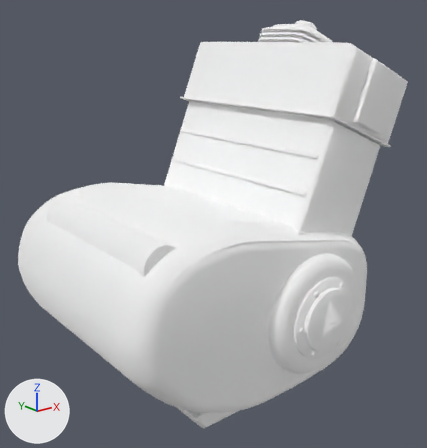
A saved change to the glTF model Data/BikesV2/kits/kazeda_chopper__b_engine_finned_gold.glb.
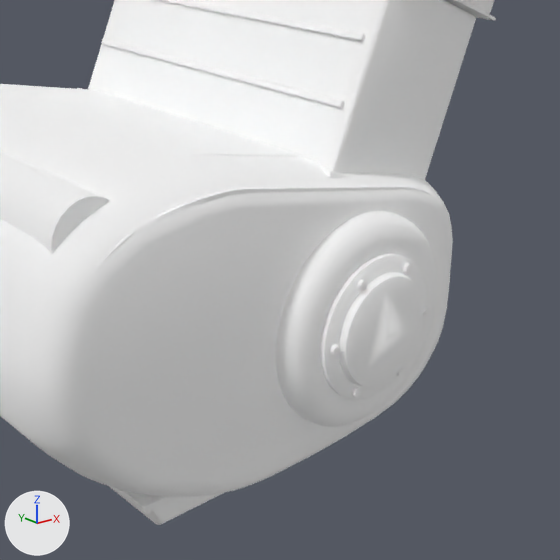
Old and new are each drawn whole from a 50 mm camera at (0.198, -0.745, 0.771) aimed at (0.785, -0.012, 0.477) and again close up on the part from 27% to 100% of the width and 30% to 100% of the height. Lighting does not change. The marker at lower left points along +X, +Y and +Z. The older version's two pictures come first. Vertices at exactly the same position are counted once.

The first close-up shows 'kazeda_chopper__b_engine_finned_gold'.
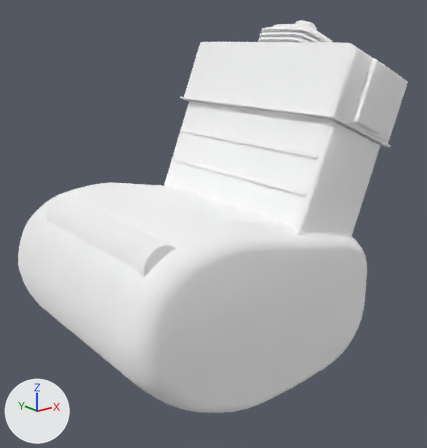
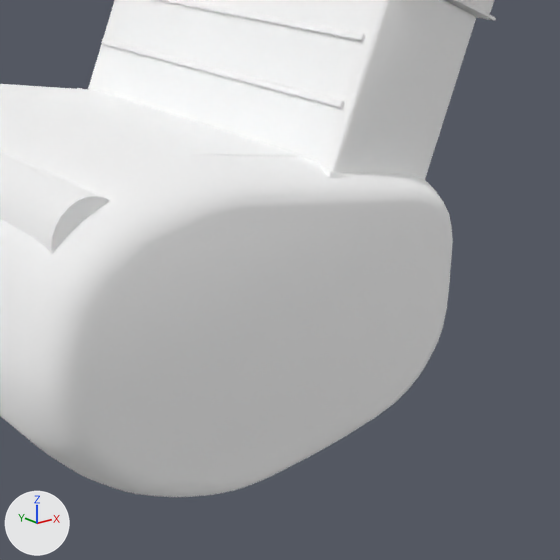
Pixel boxes [x1, y1, x2, y2] of what changed, in the close-ups (560 x 560 px):
'kazeda_chopper__b_engine_finned_gold', reshaped
    before: [0, 0, 496, 525]
    after: [0, 0, 496, 497]
part 1 of me_mesh_0, deleted
    before: [95, 186, 438, 525]

Edits to the bpy script that builds the scene:
```text
Change me_mesh_0:
    used by ob_kazeda_chopper__b_engine_finned_gold; location = (0.0, 0.0, 0.0)
    remove me_mesh_0.from_pydata(...)  # 5591 vertices, 10718 faces; spans x 0.515..1.05, y -0.235..0.24, z 0.215..0.801
    add me_mesh_0.from_pydata(...)  # 3045 vertices, 5810 faces; spans x 0.515..1.05, y -0.2..0.206, z 0.235..0.801
    me_mesh_0 part 1: 46 loose pieces with 2546 vertices, spanning x 0.538..0.957, y -0.235..0.24, z 0.215..0.516, are deleted
    remove me_mesh_0.materials.append(mat_s151)  # white #ffffff
    remove me_mesh_0.materials.append(mat_s152)  # white #ffffff
```
